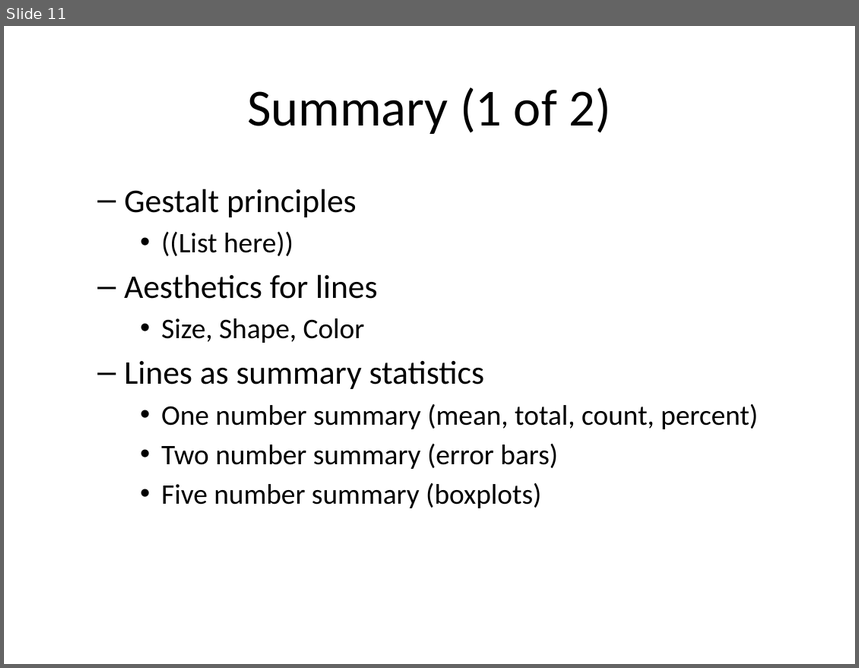
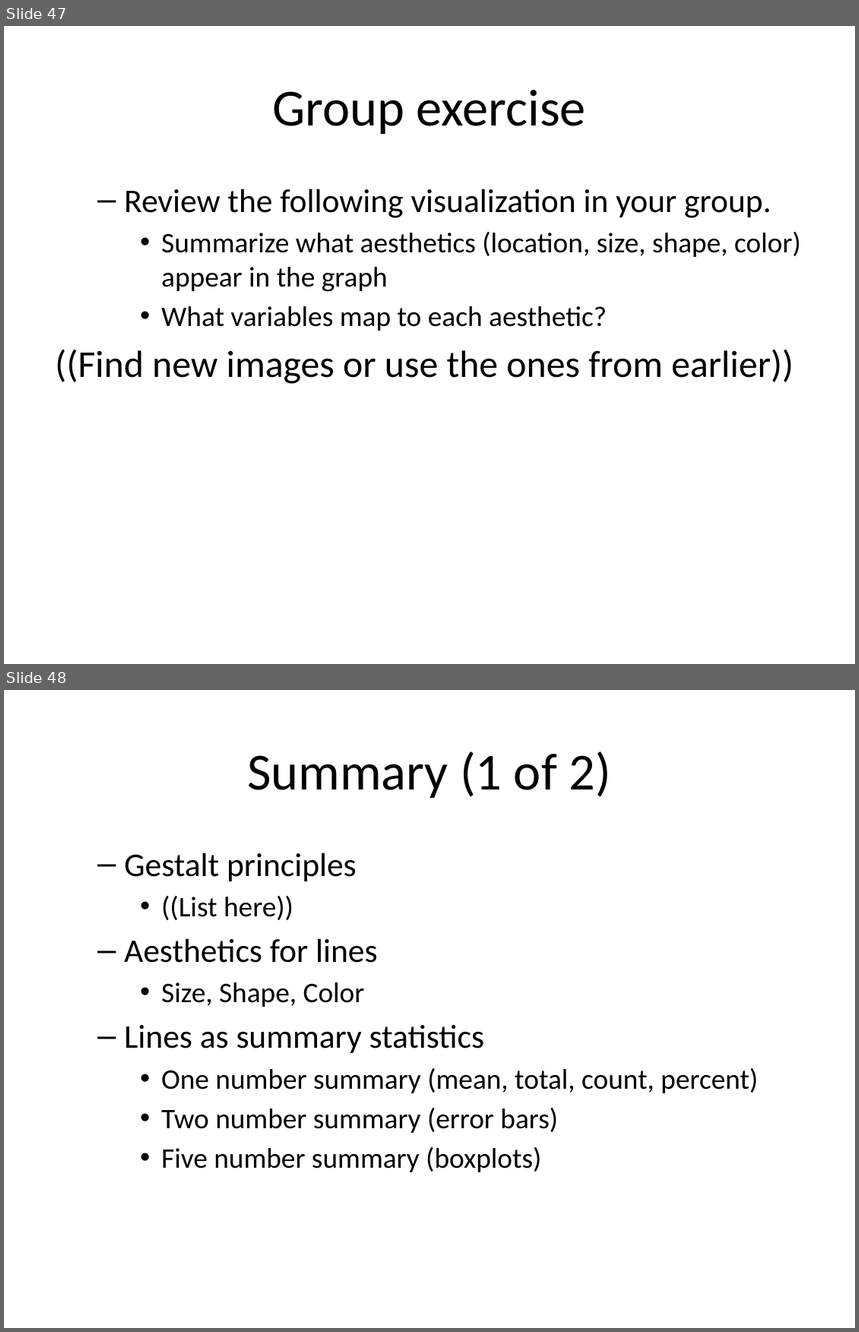
Before and after one commit to pmean/data-visualization, a slide deck: data-viz-03/src/complete-lecture.pptx. Shown one above the other, each under a label of ours: slide 11 before the commit, slides 47 and 48 after it. The pictures are 859x668 and 859x1332 pixels, drawn with LibreOffice and Linux fonts; fonts in the diff are those of the drawing. Boxes give left, top, right and bottom in pixels: in the first picture for what was removed or moved away, otherwise in the second. Text is boxed around its words. In the diff, an @@ line names an element or a change of style, - is before the commit and + after.

```diff
--- a/data-viz-03/src/complete-lecture.pptx
+++ b/data-viz-03/src/complete-lecture.pptx
@@ slide 47 added at <box>4,26,855,664</box>, background #FFFFFF @@
@@ title added at <box>272,90,586,134</box>, 44 pt, text #000000 @@
+Group exercise
@@ text added at <box>55,189,801,384</box>, 24 pt, text #000000 @@
+  – Review the following visualization in your group.
+    • Summarize what aesthetics (location, size, shape, color) appear in the graph
+    • What variables map to each aesthetic?
+((Find new images or use the ones from earlier))
@@ what was slide 11 is now slide 48 @@
```
Also in this commit, not shown: 1 slide changed, 36 other slides added, 28 other files.
